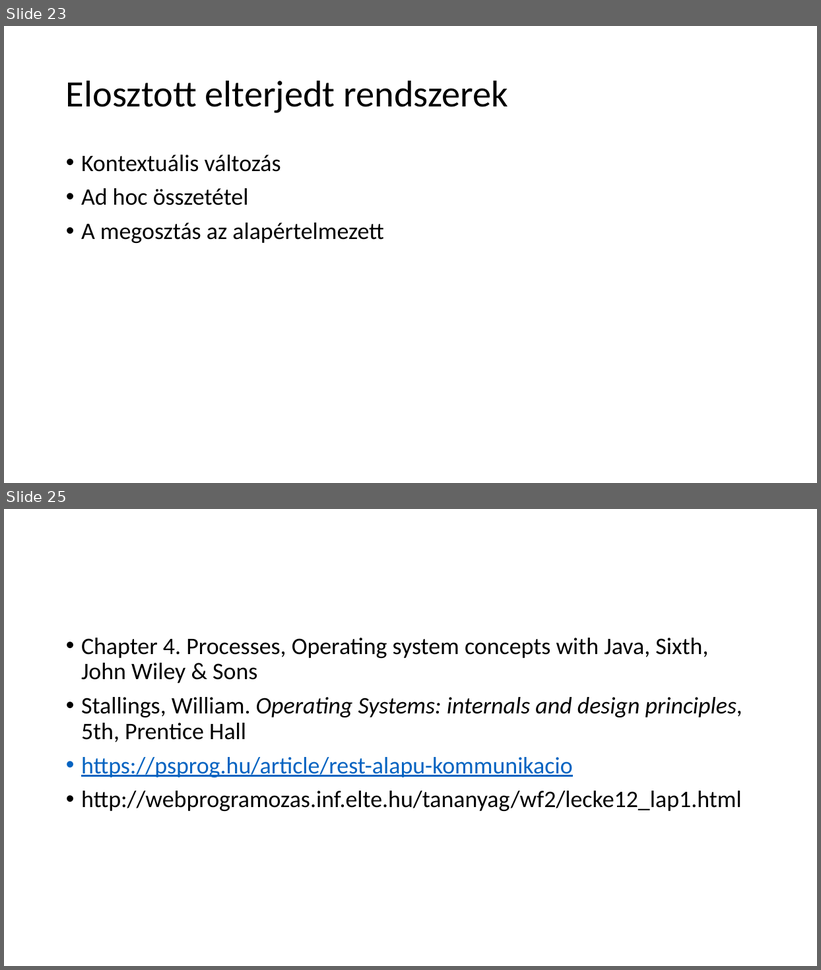
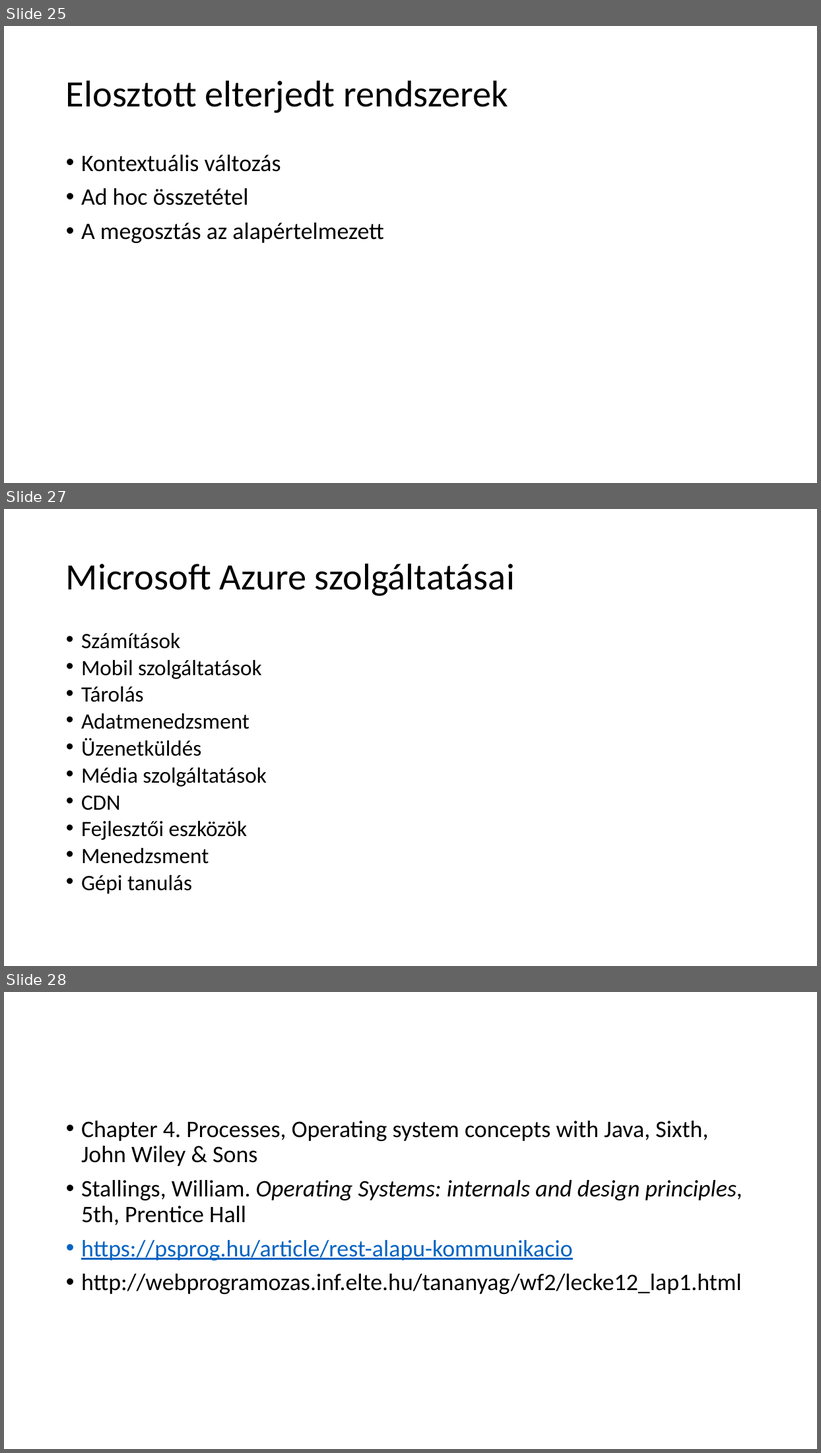
Before and after one commit to krsjakb/osztott-rendszerek-parhuzamos-programozas, a slide deck: Osztott rendszerek, párhuzamos programozás.pptx. Shown one above the other, each under a label of ours: slides 23 and 25 before the commit, slides 25, 27 and 28 after it; the slides between them are not shown. The pictures are 821x970 and 821x1453 pixels, drawn with LibreOffice and Linux fonts; fonts in the diff are those of the drawing. Boxes give left, top, right and bottom in pixels: in the first picture for what was removed or moved away, otherwise in the second. Text is boxed around its words. In the diff, an @@ line names an element or a change of style, - is before the commit and + after.

```diff
--- a/Osztott rendszerek, párhuzamos programozás.pptx
+++ b/Osztott rendszerek, párhuzamos programozás.pptx
@@ slide 27 added at (x1=4, y1=509, x2=817, y2=966), background #FFFFFF @@
@@ title added at (x1=66, y1=563, x2=515, y2=596), 44 pt, text #000000 @@
+Microsoft Azure szolgáltatásai
@@ text added at (x1=81, y1=633, x2=267, y2=894), 25.9 pt, text #000000 @@
+• Számítások
+• Mobil szolgáltatások
+• Tárolás
+• Adatmenedzsment
+• Üzenetküldés
+• Média szolgáltatások
+• CDN
+• Fejlesztői eszközök
+• Menedzsment
+• Gépi tanulás
@@ what was slide 23 is now slide 25 @@
@@ what was slide 25 is now slide 28 @@
```
Also in this commit, not shown: 2 slides changed, 2 other slides added, 36 other files.
